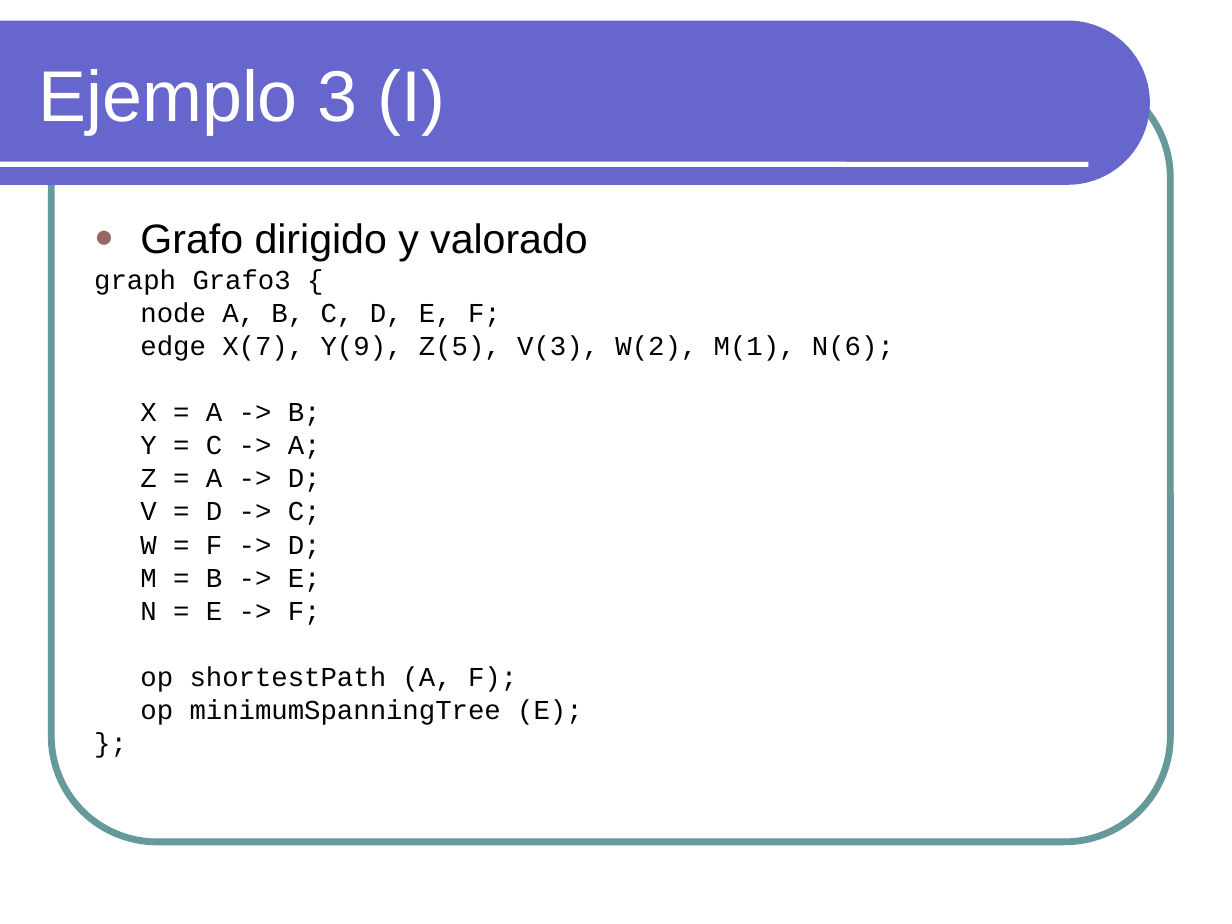
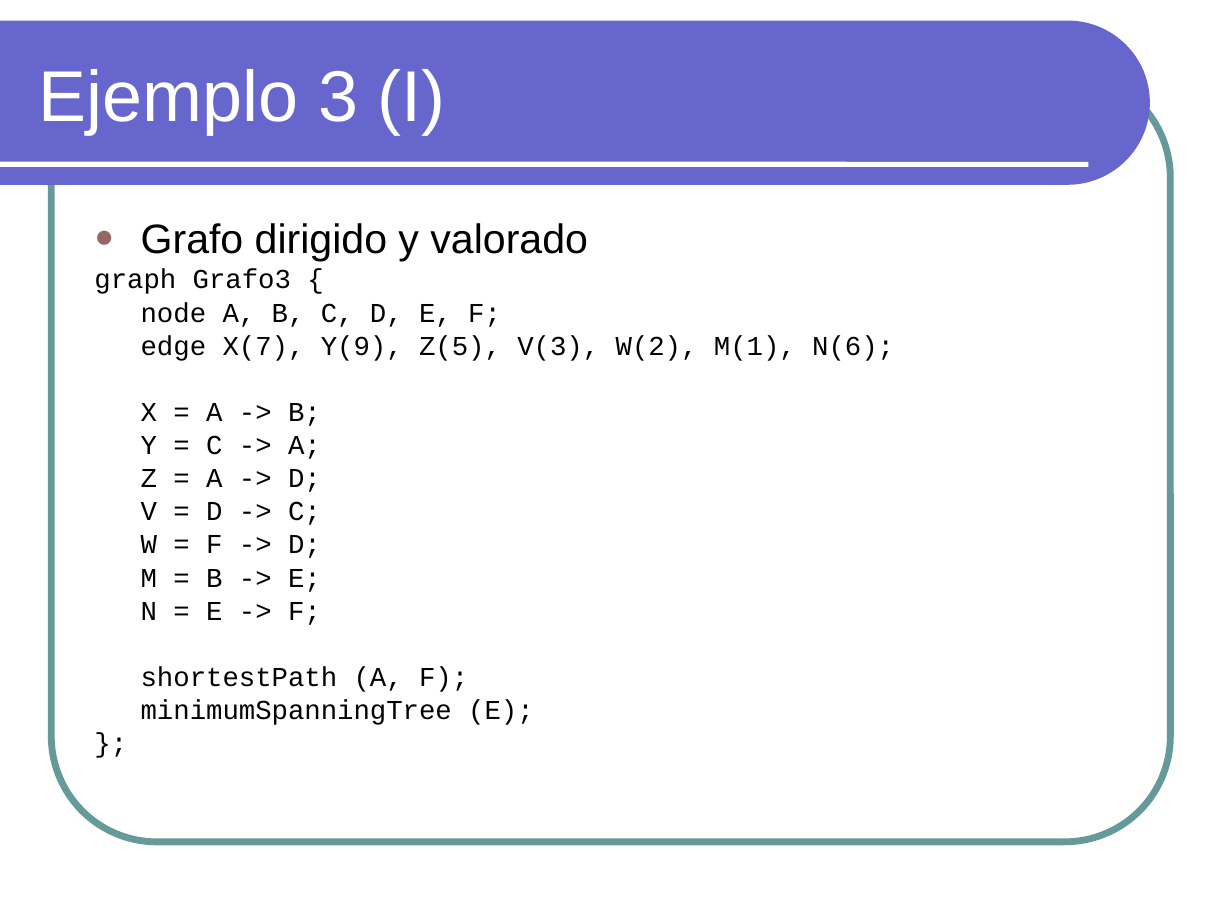
Before and after one commit to txedo/pl-graphs, a slide deck: slide 9 of 2 - Problema y Lenguaje/Sesion1.ppt. Drawn at 1232x924 pixels with LibreOffice and Linux fonts; fonts in the diff are those of the drawing. Boxes give left, top, right and bottom in pixels: in the first picture for what was removed or moved away, otherwise in the second. Text is boxed around its words. In the diff, an @@ line names an element or a change of style, - is before the commit and + after.

```diff
--- a/2 - Problema y Lenguaje/Sesion1.ppt
+++ b/2 - Problema y Lenguaje/Sesion1.ppt
@@ text at (141, 667, 534, 725): text changed @@
-op shortestPath (A, F);
-op minimumSpanningTree (E);
+shortestPath (A, F);
+minimumSpanningTree (E);
```
Also in this commit, not shown: 18 other slides changed, 2 slides added.
